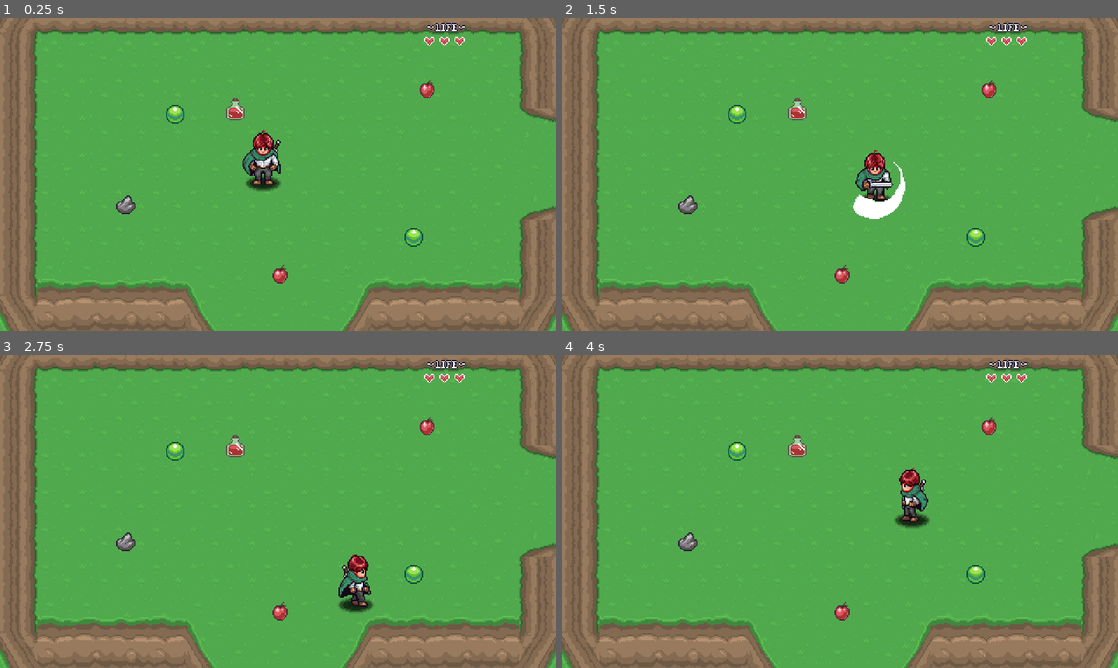
Above: before the commit, frames 1-4 (two rows, left to right).
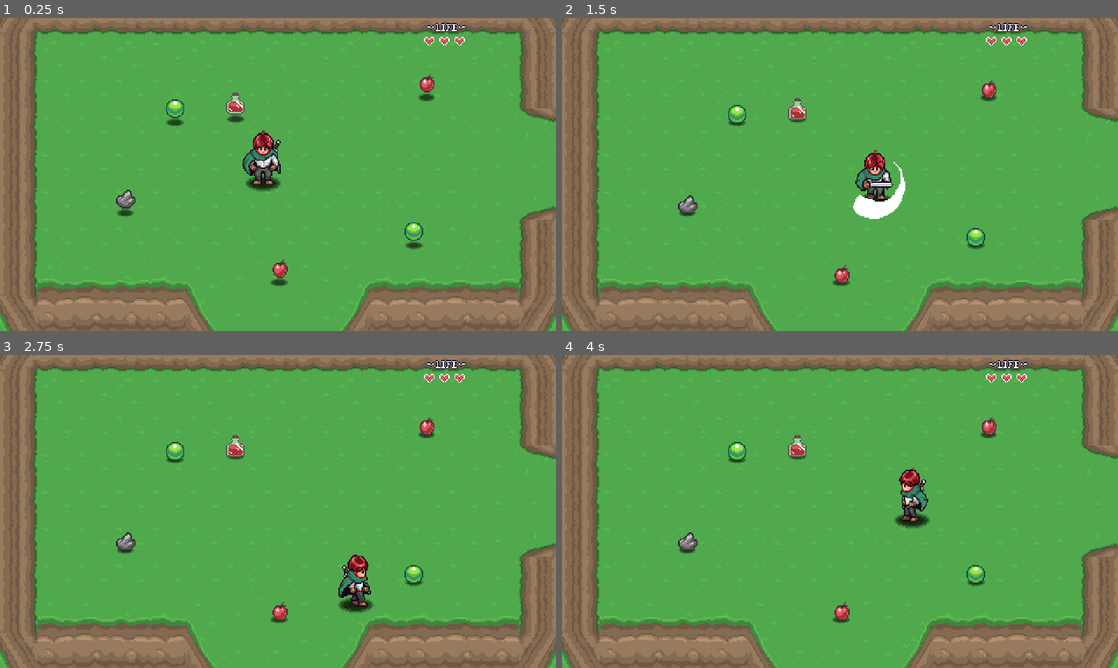
Above: after the commit, the same moments.

Repository: MihailJordanov/AdventutoramaRPG
Game: Godot game, scene res://Levels/Area01/01.tscn
Same seed, same stepped clock (60 frames per second), same inputs: the game is played once before the commit and once after it. Sound files missing from this copy of the repository are replaced by a short silence.
Inputs:
- Up to frame 1 (0.25 s): no input
- Up to frame 2 (1.5 s): hold D (right) 0.53-1.28 s; hold Z (attack) 0.53-1.28 s; hold S (down) from 1.28 s (still down); tap Z (attack) at 1.35 s
- Up to frame 3 (2.75 s): release S (down) at 2.03 s; hold D (right) from 2.03 s (still down); hold Z (attack) from 2.03 s (still down)
- Up to frame 4 (4 s): release D (right) at 2.78 s; release Z (attack) at 2.78 s; hold W (up) 2.78-3.53 s; tap Z (attack) at 2.85 s; hold A (left) from 3.53 s (still down); hold Z (attack) from 3.53 s (still down)

The runs differ from the first frame. In frame 1, 1.3% of the frame differs, in the area x 20-79%, y 17-86%; in frame 2, 0.2%; in frame 3, 0.2%; in frame 4, 0.2%.

Commit message:
Enemy Item Drops

Diff:
--- a/00_Globals/global_save_manager.gd
+++ b/00_Globals/global_save_manager.gd
@@ -22,6 +22,7 @@
 func save_game() -> void:
 	update_player_data()
 	update_scene_path()
+	update_item_data()
 	var file := FileAccess.open( SAVE_PATH + "save.sav", FileAccess.WRITE )
 	var save_json = JSON.stringify( current_save )
 	file.store_line( save_json )
@@ -41,6 +42,7 @@
 
 	PlayerManager.set_player_position( Vector2(current_save.player.pos_x, current_save.player.pos_y) )
 	PlayerManager.set_health( current_save.player.hp, current_save.player.max_hp )
+	PlayerManager.INVENTORY_DATA.parse_save_data( current_save.items )
 
 	await LevelManager.level_loaded
 
@@ -63,3 +65,6 @@
 			p = c.scene_file_path
 
 	current_save.scene_path = p
+
+func update_item_data() -> void:
+	current_save.items = PlayerManager.INVENTORY_DATA.get_save_data()
--- /dev/null
+++ b/Enemies/Scripts/drop_data.gd
@@ -0,0 +1,11 @@
+class_name DropData extends Resource
+
+@export var item : ItemData
+@export_range( 0, 100, 1, "suffix:%" ) var probability : float = 100
+@export_range( 1, 10, 1, "suffix:items" ) var min_amount : int = 1
+@export_range( 1, 10, 1, "suffix:items" ) var max_amount : int = 1
+
+func get_drop_count() -> int:
+	if randf_range( 0, 100 ) >= probability:
+		return 0
+	return randi_range( min_amount, max_amount )
--- a/Enemies/Scripts/states/enemy_state_destroy.gd
+++ b/Enemies/Scripts/states/enemy_state_destroy.gd
@@ -1,4 +1,7 @@
 class_name EnemyStateDestroy extends EnemyState
+
+const PICKUP = preload("res://Items/Item_pickup/item_pickup.tscn")
+
 
 @export var anim_name : String = "destroy"
 @export var knockback_speed : float = 200.0
@@ -6,8 +9,12 @@
 
 @export_category("AI")
 
+@export_category("Item Drops")
+@export var drops : Array[ DropData ]
+
 var _damage_position : Vector2
 var _direction : Vector2
+
 
 
 func  init():
@@ -24,6 +31,8 @@
 
 	enemy.update_animation( anim_name )
 	enemy.animation_player.animation_finished.connect( _on_animation_finished )
+	disable_hurt_box()
+	drop_items()
 	pass
 
 func exit():
@@ -42,3 +51,25 @@
 
 func _on_animation_finished( _a : String )  -> void:
 	enemy.queue_free()
+
+func disable_hurt_box() -> void:
+	var hurt_box : HurtBox = enemy.get_node_or_null("HurtBox")
+	if hurt_box:
+		hurt_box.monitoring = false
+
+func drop_items() -> void:
+	if drops.size() == 0:
+		return
+
+	for i in drops.size():
+		if drops[i] == null or drops[i].item == null:
+			continue
+		var drop_count : int = drops[i].get_drop_count()
+		for j in drop_count:
+			var drop : ItemPickup = PICKUP.instantiate() as ItemPickup
+			drop.item_data = drops[i].item
+			enemy.get_parent().call_deferred( "add_child", drop )
+			drop.global_position = enemy.global_position
+			drop.velocity = enemy.velocity.rotated( randf_range( -1.5, 1.5 ) ) * randf_range( 0.9, 1.5 )
+
+	pass
--- a/Enemies/Slime/slime.tscn
+++ b/Enemies/Slime/slime.tscn
@@ -13,6 +13,10 @@
 [ext_resource type="Texture2D" uid="uid://c4nfb0x04ahub" path="res://Enemies/Slime/DestroySmoke.png" id="10_843tw"]
 [ext_resource type="Script" uid="uid://blkha1xa1shs7" path="res://Enemies/Scripts/states/enemy_state_stun.gd" id="11_2qn7y"]
 [ext_resource type="Script" uid="uid://cixngyrof1u4u" path="res://Enemies/Scripts/states/enemy_state_destroy.gd" id="12_843tw"]
+[ext_resource type="Script" uid="uid://xaf78g43uq7b" path="res://Enemies/Scripts/drop_data.gd" id="13_yynal"]
+[ext_resource type="Resource" uid="uid://dy707ii5jh8bn" path="res://Items/gem.tres" id="14_67htc"]
+[ext_resource type="Resource" uid="uid://cm3w7hl80tvrf" path="res://Items/apple.tres" id="15_yynal"]
+[ext_resource type="Resource" uid="uid://cuqbsimlprl1b" path="res://Items/potion.tres" id="16_mevii"]
 
 [sub_resource type="CircleShape2D" id="CircleShape2D_t1krp"]
 radius = 13.0
@@ -58,6 +62,18 @@
 "transitions": PackedFloat32Array(1),
 "update": 0,
 "values": [Color(1, 1, 1, 1)]
+}
+tracks/3/type = "value"
+tracks/3/imported = false
+tracks/3/enabled = true
+tracks/3/path = NodePath("ShadowSprite2D:modulate")
+tracks/3/interp = 1
+tracks/3/loop_wrap = true
+tracks/3/keys = {
+"times": PackedFloat32Array(0),
+"transitions": PackedFloat32Array(1),
+"update": 0,
+"values": [Color(0.541176, 0.211765, 0, 0.784314)]
 }
 
 [sub_resource type="Animation" id="Animation_67htc"]
@@ -139,6 +155,18 @@
 "clips": PackedStringArray("destroy"),
 "times": PackedFloat32Array(0)
 }
+tracks/6/type = "value"
+tracks/6/imported = false
+tracks/6/enabled = true
+tracks/6/path = NodePath("ShadowSprite2D:modulate")
+tracks/6/interp = 1
+tracks/6/loop_wrap = true
+tracks/6/keys = {
+"times": PackedFloat32Array(0),
+"transitions": PackedFloat32Array(1),
+"update": 0,
+"values": [Color(0.541176, 0.211765, 0, 0)]
+}
 
 [sub_resource type="Animation" id="Animation_mevii"]
 resource_name = "destroy_side"
@@ -219,6 +247,18 @@
 "clips": PackedStringArray("destroy"),
 "times": PackedFloat32Array(0)
 }
+tracks/6/type = "value"
+tracks/6/imported = false
+tracks/6/enabled = true
+tracks/6/path = NodePath("ShadowSprite2D:modulate")
+tracks/6/interp = 1
+tracks/6/loop_wrap = true
+tracks/6/keys = {
+"times": PackedFloat32Array(0),
+"transitions": PackedFloat32Array(1),
+"update": 0,
+"values": [Color(0.541176, 0.211765, 0, 0)]
+}
 
 [sub_resource type="Animation" id="Animation_5lnrd"]
 resource_name = "destroy_up"
@@ -298,6 +338,18 @@
 tracks/5/keys = {
 "clips": PackedStringArray("destroy"),
 "times": PackedFloat32Array(0)
+}
+tracks/6/type = "value"
+tracks/6/imported = false
+tracks/6/enabled = true
+tracks/6/path = NodePath("ShadowSprite2D:modulate")
+tracks/6/interp = 1
+tracks/6/loop_wrap = true
+tracks/6/keys = {
+"times": PackedFloat32Array(0),
+"transitions": PackedFloat32Array(1),
+"update": 0,
+"values": [Color(0.541176, 0.211765, 0, 0)]
 }
 
 [sub_resource type="Animation" id="Animation_wwfkb"]
@@ -659,6 +711,30 @@
 &"walk_up": SubResource("Animation_jlwhn")
 }
 
+[sub_resource type="Resource" id="Resource_qqw3w"]
+script = ExtResource("13_yynal")
+item = ExtResource("14_67htc")
+probability = 90.0
+min_amount = 1
+max_amount = 3
+metadata/_custom_type_script = "uid://xaf78g43uq7b"
+
+[sub_resource type="Resource" id="Resource_3ktsd"]
+script = ExtResource("13_yynal")
+item = ExtResource("15_yynal")
+probability = 25.0
+min_amount = 1
+max_amount = 1
+metadata/_custom_type_script = "uid://xaf78g43uq7b"
+
+[sub_resource type="Resource" id="Resource_5fdv8"]
+script = ExtResource("13_yynal")
+item = ExtResource("16_mevii")
+probability = 10.0
+min_amount = 1
+max_amount = 1
+metadata/_custom_type_script = "uid://xaf78g43uq7b"
+
 [sub_resource type="Animation" id="Animation_3ktsd"]
 length = 0.001
 tracks/0/type = "value"
@@ -779,6 +855,7 @@
 
 [node name="Destroy" type="Node" parent="EnemyStateMachine"]
 script = ExtResource("12_843tw")
+drops = Array[ExtResource("13_yynal")]([SubResource("Resource_qqw3w"), SubResource("Resource_3ktsd"), SubResource("Resource_5fdv8")])
 
 [node name="AudioStreamPlayer2D" type="AudioStreamPlayer2D" parent="."]
 max_polyphony = 4
--- a/GUI/Pause_menu/Inventory/Scripts/inventory_data.gd
+++ b/GUI/Pause_menu/Inventory/Scripts/inventory_data.gd
@@ -40,3 +40,35 @@
 				slots[ index ] = null
 				emit_changed()
 	pass
+
+func get_save_data() -> Array:
+	var item_save : Array = []
+	for i in slots.size():
+		item_save.append( item_to_save( slots[i] ) )
+	return item_save
+
+func item_to_save( slot : SlotData ) -> Dictionary:
+	var result = { item = "", quantity = 0 }
+	if slot != null:
+		result.quantity = slot.quantity
+		if slot.item_data != null:
+			result.item = slot.item_data.resource_path
+
+	return result
+
+func parse_save_data( save_data : Array ) -> void:
+	var array_size = slots.size()
+	slots.clear()
+	slots.resize( array_size )
+	for i in save_data.size():
+		slots[i] = item_from_save( save_data[i] )
+	connect_slots()
+
+
+func item_from_save( save_object : Dictionary ) -> SlotData:
+	if save_object.item == "":
+		return null
+	var new_slot : SlotData = SlotData.new()
+	new_slot.item_data = load( save_object.item )
+	new_slot.quantity = int( save_object.quantity )
+	return new_slot
--- a/Items/Item_pickup/item_pickup.gd
+++ b/Items/Item_pickup/item_pickup.gd
@@ -1,5 +1,5 @@
 @tool
-class_name ItemPickup extends Node2D
+class_name ItemPickup extends CharacterBody2D
 
 @export var item_data : ItemData : set = _set_item_data
 
@@ -16,6 +16,12 @@
 	area_2d.body_entered.connect( _on_body_entered )
 
 	pass
+
+func _physics_process(delta: float) -> void:
+	var collision_info = move_and_collide( velocity * delta )
+	if collision_info:
+		velocity = velocity.bounce( collision_info.get_normal() )
+	velocity -= velocity * delta * 4
 
 
 func _on_body_entered( b ) -> void:
--- a/Items/Item_pickup/item_pickup.tscn
+++ b/Items/Item_pickup/item_pickup.tscn
@@ -1,19 +1,75 @@
-[gd_scene load_steps=4 format=3 uid="uid://ogekeqccjb47"]
+[gd_scene load_steps=8 format=3 uid="uid://ogekeqccjb47"]
 
 [ext_resource type="Script" uid="uid://ba5vs77uu3uw2" path="res://Items/Item_pickup/item_pickup.gd" id="1_anh5k"]
+[ext_resource type="Texture2D" uid="uid://cj7whtcvfv8x2" path="res://Player/Sprites/Shadow.png" id="2_16onv"]
 [ext_resource type="AudioStream" uid="uid://c0l5lftsugbge" path="res://Items/Item_pickup/item_pickup.wav" id="2_kctyv"]
 
 [sub_resource type="CircleShape2D" id="CircleShape2D_kctyv"]
 
-[node name="ItemPickup" type="Node2D"]
+[sub_resource type="Animation" id="Animation_vjb58"]
+resource_name = "default"
+step = 0.05
+tracks/0/type = "value"
+tracks/0/imported = false
+tracks/0/enabled = true
+tracks/0/path = NodePath("Sprite2D:position")
+tracks/0/interp = 1
+tracks/0/loop_wrap = true
+tracks/0/keys = {
+"times": PackedFloat32Array(0, 0.2, 0.4, 0.55, 0.7, 0.8, 0.9),
+"transitions": PackedFloat32Array(-2, -2, -2, -2, -2, -2, -2),
+"update": 0,
+"values": [Vector2(0, 0), Vector2(0, -6), Vector2(0, 0), Vector2(0, -3), Vector2(0, 0), Vector2(0, -1), Vector2(0, 0)]
+}
+
+[sub_resource type="Animation" id="Animation_sf8m3"]
+length = 0.001
+tracks/0/type = "value"
+tracks/0/imported = false
+tracks/0/enabled = true
+tracks/0/path = NodePath("Sprite2D:position")
+tracks/0/interp = 1
+tracks/0/loop_wrap = true
+tracks/0/keys = {
+"times": PackedFloat32Array(0),
+"transitions": PackedFloat32Array(1),
+"update": 0,
+"values": [Vector2(0, 0)]
+}
+
+[sub_resource type="AnimationLibrary" id="AnimationLibrary_1r44q"]
+_data = {
+&"RESET": SubResource("Animation_sf8m3"),
+&"default": SubResource("Animation_vjb58")
+}
+
+[node name="ItemPickup" type="CharacterBody2D"]
+collision_layer = 0
+collision_mask = 16
+motion_mode = 1
 script = ExtResource("1_anh5k")
+
+[node name="CollisionShape2D" type="CollisionShape2D" parent="."]
+shape = SubResource("CircleShape2D_kctyv")
 
 [node name="Area2D" type="Area2D" parent="."]
 
 [node name="CollisionShape2D" type="CollisionShape2D" parent="Area2D"]
 shape = SubResource("CircleShape2D_kctyv")
 
+[node name="Shadow_Sprite2D" type="Sprite2D" parent="."]
+modulate = Color(0, 0, 0, 0.619608)
+position = Vector2(0, 7)
+scale = Vector2(0.5, 0.5)
+texture = ExtResource("2_16onv")
+
 [node name="Sprite2D" type="Sprite2D" parent="."]
 
 [node name="AudioStreamPlayer2D" type="AudioStreamPlayer2D" parent="."]
 stream = ExtResource("2_kctyv")
+
+[node name="AnimationPlayer" type="AnimationPlayer" parent="."]
+libraries = {
+&"": SubResource("AnimationLibrary_1r44q")
+}
+autoplay = "default"
--- a/Items/gem.tres
+++ b/Items/gem.tres
@@ -1,6 +1,7 @@
-[gd_resource type="Resource" script_class="ItemData" load_steps=4 format=3 uid="uid://dy707ii5jh8bn"]
+[gd_resource type="Resource" script_class="ItemData" load_steps=5 format=3 uid="uid://dy707ii5jh8bn"]
 
 [ext_resource type="Script" uid="uid://c4fmv77ej1kfs" path="res://Items/Scripts/item_data.gd" id="1_5ujwg"]
+[ext_resource type="Script" uid="uid://dm3ughkjcof3d" path="res://Items/Item_effects/item_effect.gd" id="1_yq8b3"]
 [ext_resource type="Texture2D" uid="uid://dmspy5a3ct71d" path="res://Items/Sprites/items.png" id="2_kvxp5"]
 
 [sub_resource type="AtlasTexture" id="AtlasTexture_yq8b3"]
@@ -12,4 +13,5 @@
 name = "Gem"
 description = "A valuable gem!"
 texture = SubResource("AtlasTexture_yq8b3")
+effects = Array[ExtResource("1_yq8b3")]([])
 metadata/_custom_type_script = "uid://c4fmv77ej1kfs"
--- a/Items/stone.tres
+++ b/Items/stone.tres
@@ -1,5 +1,6 @@
-[gd_resource type="Resource" script_class="ItemData" load_steps=4 format=3 uid="uid://ux16j3h34qe1"]
+[gd_resource type="Resource" script_class="ItemData" load_steps=5 format=3 uid="uid://ux16j3h34qe1"]
 
+[ext_resource type="Script" uid="uid://dm3ughkjcof3d" path="res://Items/Item_effects/item_effect.gd" id="1_gqhqt"]
 [ext_resource type="Script" uid="uid://c4fmv77ej1kfs" path="res://Items/Scripts/item_data.gd" id="1_mndqm"]
 [ext_resource type="Texture2D" uid="uid://dmspy5a3ct71d" path="res://Items/Sprites/items.png" id="2_6sq6v"]
 
@@ -12,4 +13,5 @@
 name = "Stone"
 description = "Who doesn't collecting rocks!?"
 texture = SubResource("AtlasTexture_gqhqt")
+effects = Array[ExtResource("1_gqhqt")]([])
 metadata/_custom_type_script = "uid://c4fmv77ej1kfs"
--- a/Player/Scripts/state_attack.gd
+++ b/Player/Scripts/state_attack.gd
@@ -25,7 +25,8 @@
 	attacking = true
 
 	await get_tree().create_timer( 0.075 ).timeout
-	hurt_box.monitoring = true
+	if attacking:
+		hurt_box.monitoring = true
 	pass
 
 func Exit():
Not shown, added: Enemies/Scripts/drop_data.gd.uid
Not shown: 1 places in Enemies/Slime/slime.tscn that only renumber resources
